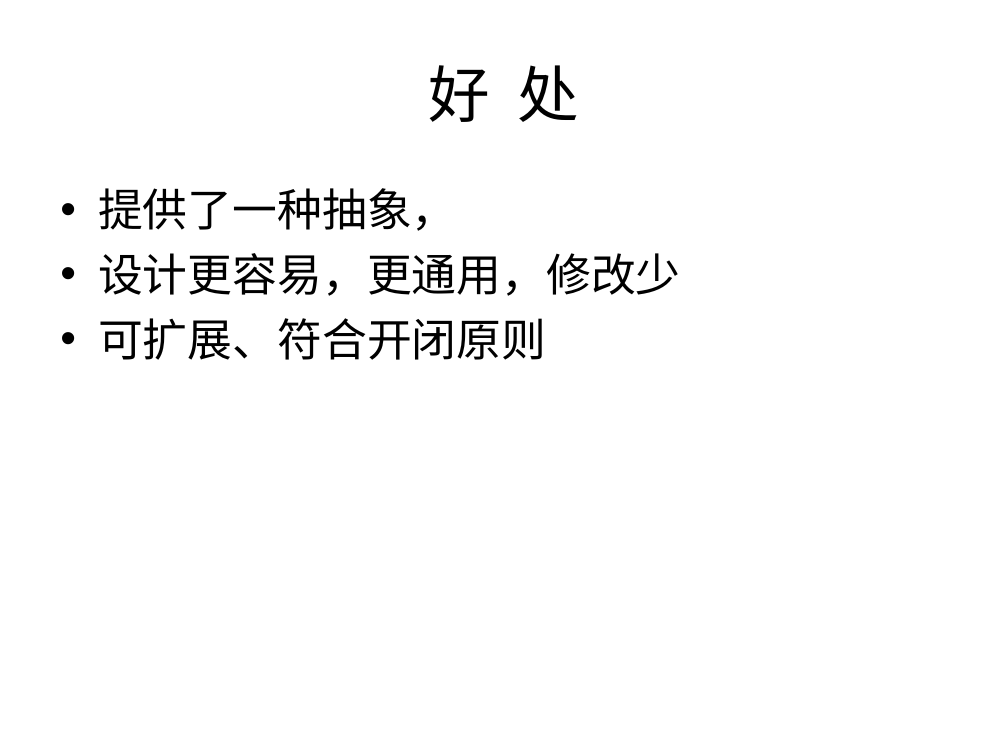
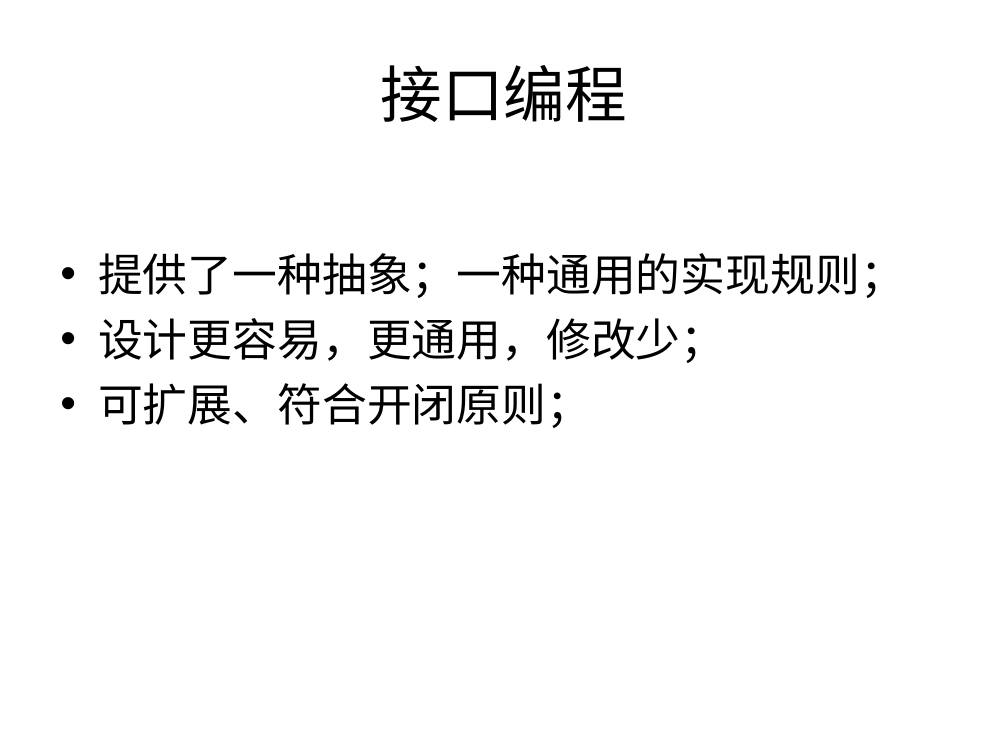
Before and after one commit to liangshanhero/sa, a slide deck: slide 3 of sa/文档/2019 软件体系结构（01）：接口编程.ppt. Drawn at 1008x756 pixels with LibreOffice and Linux fonts; fonts in the diff are those of the drawing. Boxes give left, top, right and bottom in pixels: in the first picture for what was removed or moved away, otherwise in the second. Text is boxed around its words. In the diff, an @@ line names an element or a change of style, - is before the commit and + after.

```diff
--- a/sa/文档/2019 软件体系结构（01）：接口编程.ppt
+++ b/sa/文档/2019 软件体系结构（01）：接口编程.ppt
@@ title at (381,65,627,122): text changed @@
-好 处
+接口编程
@@ text at (98,253,905,428): text changed @@
-• 提供了一种抽象，
-• 设计更容易，更通用，修改少
-• 可扩展、符合开闭原则
+• 提供了一种抽象；一种通用的实现规则；
+• 设计更容易，更通用，修改少；
+• 可扩展、符合开闭原则；
```
Also in this commit, not shown: 2 other files.
